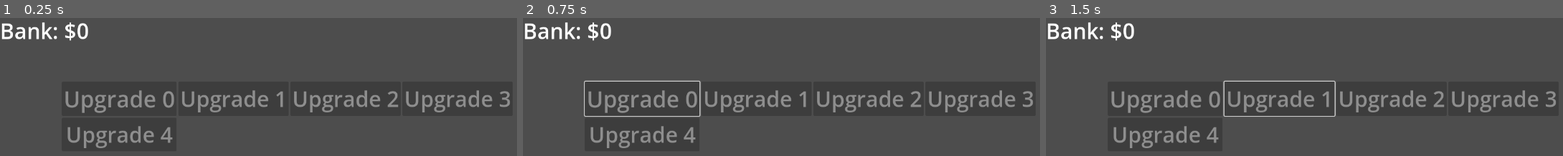
Above: before the commit, frames 1-3 (left to right).
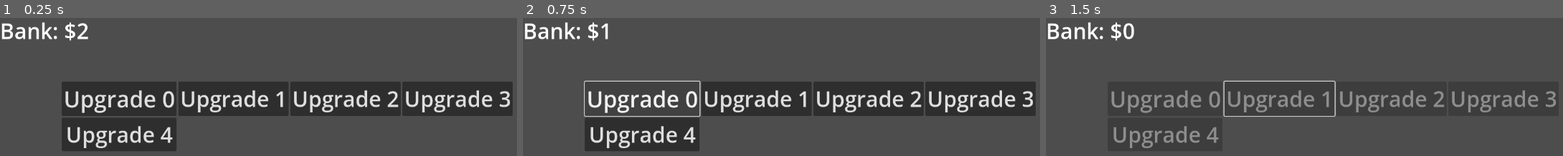
Above: after the commit, the same moments.

Repository: patriacaelum/hey-im-walkin-here
Game: Godot game, scene res://scenes/nyc.tscn
Two runs of this game, one before a commit and one after it. Both use one fixed random seed, a clock stepped at 60 frames per second and the inputs below.
Inputs (mouse positions are in pixels of both pictures, inside the frame that each line leads up to):
- Up to frame 1 (0.25 s): no input
- Up to frame 2 (0.75 s): click (641, 99) at 0.5 s, where only the run after the commit has a clickable "Upgrade 0"
- Up to frame 3 (1.5 s): click (1278, 99) at 1.25 s, where only the run after the commit has a clickable "Upgrade 1"

The runs differ from the first frame. In frame 1, 4.7% of the frame differs, in the area x 12-99%, y 4-95%; in frame 2, 4.8%, in the area x 12-99%, y 3-95%; in frame 3, nothing differs.

Commit message:
Add UI signals to level

Diff:
--- a/src/scenes/nyc.tscn
+++ b/src/scenes/nyc.tscn
@@ -7,3 +7,4 @@
 script = ExtResource("1_mmx8c")
 
 [node name="UI" parent="." instance=ExtResource("2_tubqy")]
+currency = 2
--- a/src/scripts/nyc.gd
+++ b/src/scripts/nyc.gd
@@ -15,7 +15,13 @@
 
 func _on_crash_penguin(car) -> void:
 	# Destroy armour on penguin
+	# Add money to UI
 	# if penguin has no more armour:
 	#     end current launch and show UI
 	# Update car state to crash
 	pass
+
+
+func _on_upgrade_purchased_ui(upgrade) -> void:
+	# Set upgrade on penguin
+	pass
